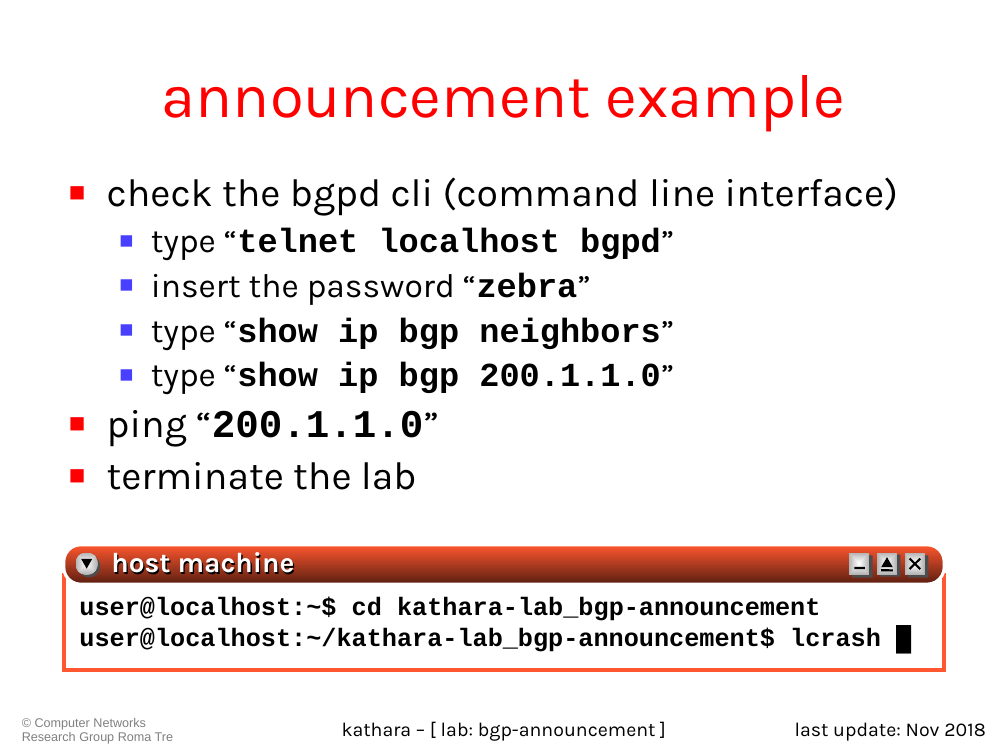
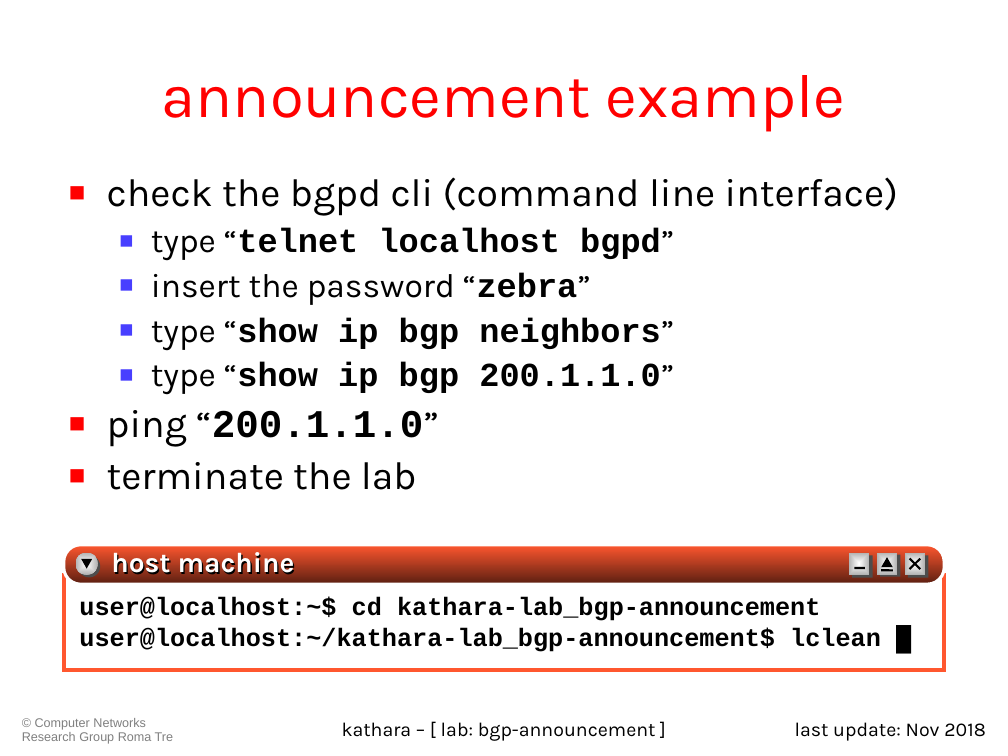
Before and after one commit to KatharaFramework/Kathara-Labs, a slide deck: slide 11 of Interdomain Routing/BGP Announcement/022-kathara-lab_bgp-announcement.ppt. Drawn at 1008x756 pixels with LibreOffice and Linux fonts; fonts in the diff are those of the drawing. Boxes give left, top, right and bottom in pixels: in the first picture for what was removed or moved away, otherwise in the second. Text is boxed around its words. In the diff, an @@ line names an element or a change of style, - is before the commit and + after.

Commit message:
Fixed some slides which still reports lcrash instead of lclean

```diff
--- a/Interdomain Routing/BGP Announcement/022-kathara-lab_bgp-announcement.ppt
+++ b/Interdomain Routing/BGP Announcement/022-kathara-lab_bgp-announcement.ppt
@@ text at (79, 627, 881, 652): text changed @@
-user@localhost:~/kathara-lab_bgp-announcement$ lcrash █
+user@localhost:~/kathara-lab_bgp-announcement$ lclean █
```
Also in this commit, not shown: 3 other slides changed, 10 other files.
